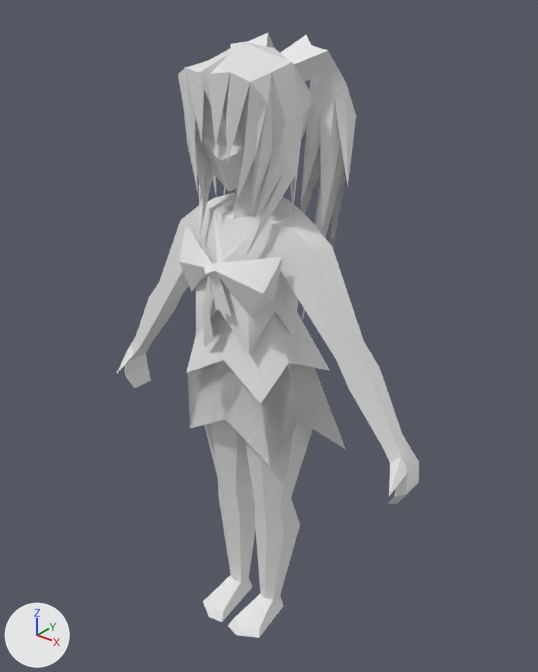
What one commit did to the Blender file VILE/Assets/Models/Tess.blend.
Both versions are drawn from a 50 mm lens placed at (1.141, -1.296, 1.773), pointed at (0.001, 0.129, 0.89). The axes (+X, +Y, +Z) are drawn at lower left. The lights are the same throughout. Materials are left out; every surface is plain grey.

In view in the first picture: 'Tess'.
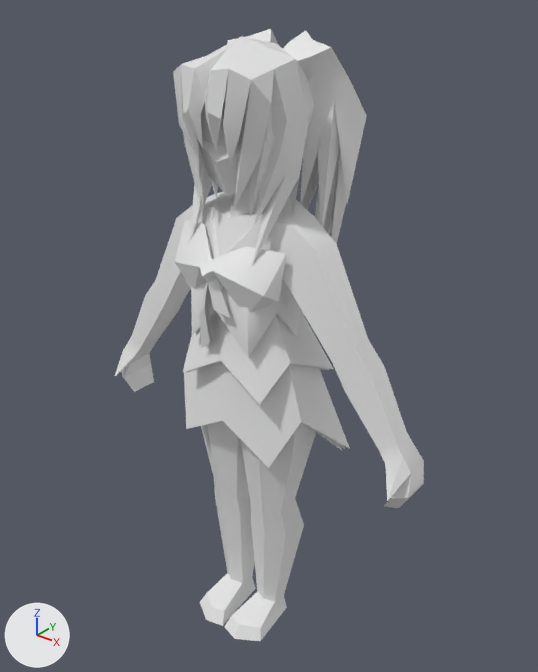
Boxes [x1, y1, x2, y2] around the edits, measured in the pictures (538 x 672 px):
```json
{"object": "Tess", "change": "reshaped", "before": [117, 33, 419, 638], "after": [115, 29, 424, 641]}
{"part": 1, "of": "me_cube", "change": "added", "after": [194, 422, 342, 464]}
{"part": 2, "of": "me_cube", "change": "built on", "before": [178, 55, 356, 320], "after": [115, 29, 424, 641]}
```

Scene script edits in JSON lines:
```json
{"block": "me_cube", "where": "# used by ob_tess; location = (0.0, 0.0, 0.0); rotation_euler = (1.571, 0.0, 0.0), in degrees (90, 0, 0)"}
{"op": "remove", "block": "me_cube", "code": "me_cube.from_pydata(...)  # 434 vertices, 516 faces; spans x -0.5..0.5, y 0.0..1.65, z -0.28..0.11"}
{"op": "add", "block": "me_cube", "code": "me_cube.from_pydata(...)  # 904 vertices, 1116 faces; spans x -0.51..0.51, y -0.01..1.66, z -0.3..0.12"}
{"block": "me_cube", "change": "me_cube part 1: a new loose piece of 20 vertices spanning x -0.23..0.23, y 0.55..0.9, z -0.27..0.04"}
{"block": "me_cube", "change": "me_cube part 2: 10 vertices moved within x -0.2..0.2, y 1.18..1.59, z -0.23..0.09; 6 vertices removed from x -0.1..0.09, y 1.04..1.55, z 0.06..0.08; 456 vertices added at x -0.51..0.51, y -0.01..1.66, z -0.3..0.12"}
```
